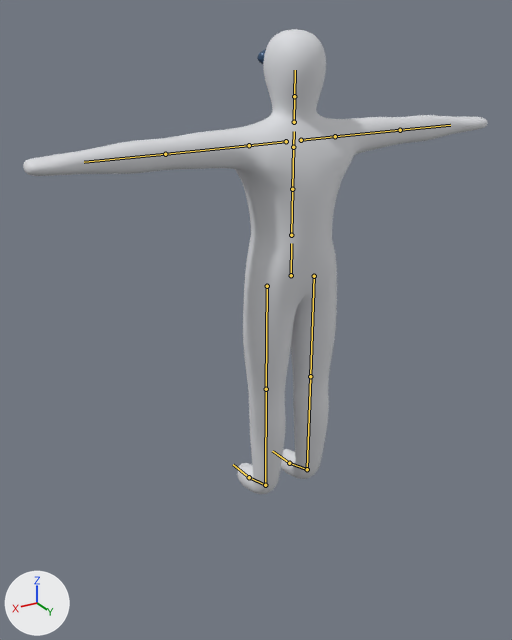
A saved change to the FBX model Assets/Models/Mannequin/Mannequin.fbx.
One viewpoint serves both versions: a camera (50 mm lens) standing at (1.333, 1.979, 1.801) and looking at (0.181, 0.059, 0.841). Arrows for +X, +Y and +Z are at lower left; the lights stay in place. The first picture is the older version. The bones that change, and the others that lie on the model, are drawn over the model as lines.

The first picture shows 'Body'.
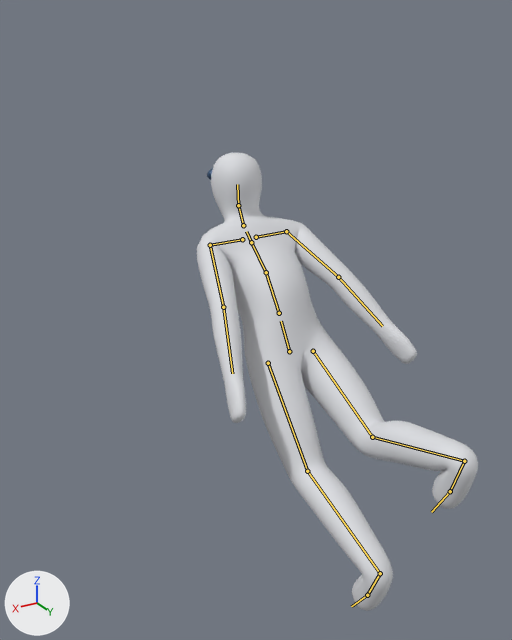
The newer file adds an action. The first version stands in its rest pose; the second is drawn at frame 19 of the action 'Armature|Dash'.

The change in detail:
Bone 'Hips' (bone_hips) moves from (0.0, 0.0, 0.0) to (0.0, -0.3, 0.0).
Bone 'Hips' (bone_hips) turns from (0, 0, 0) to (30, 0, 0) degrees about its own x, y and z.
Bone 'Spine' (bone_spine) turns from (0, 0, 0) to (5, 0, 0) degrees about its own x, y and z.
Bone 'Chest' (bone_chest) turns from (0, 0, 0) to (15, 0, 0) degrees about its own x, y and z.
Bone 'Neck' (bone_neck) turns from (0, 0, 0) to (-23, 0, 0) degrees about its own x, y and z.
Bone 'Head' (bone_head) turns from (0, 0, 0) to (-23, 0, 0) degrees about its own x, y and z.
Bone 'LeftShoulder' (bone_leftshoulder) turns from (0, 0, 0) to (0, -50, 0) degrees about its own x, y and z.
Bone 'LeftUpperArm' (bone_leftupperarm) turns from (0, 0, 0) to (-75, 57, 0) degrees about its own x, y and z.
Bone 'LeftLowerArm' (bone_leftlowerarm) turns from (0, 0, 0) to (0, -3, -10) degrees about its own x, y and z.
Bone 'RightShoulder' (bone_rightshoulder) turns from (0, 0, 0) to (0, 50, 0) degrees about its own x, y and z.
Bone 'RightUpperArm' (bone_rightupperarm) turns from (0, 0, 0) to (-75, -63, 0) degrees about its own x, y and z.
Bone 'RightLowerArm' (bone_rightlowerarm) turns from (0, 0, 0) to (0, 3, 10) degrees about its own x, y and z.
Bone 'LeftUpperLeg' (bone_leftupperleg) turns from (0, 0, 0) to (-11, 0, 0) degrees about its own x, y and z.
Bone 'LeftLowerLeg' (bone_leftlowerleg) turns from (0, 0, 0) to (-30, 0, 0) degrees about its own x, y and z.
Bone 'LeftFoot' (bone_leftfoot) turns from (0, 0, 0) to (21, 0, 0) degrees about its own x, y and z.
Bone 'RightUpperLeg' (bone_rightupperleg) turns from (0, 0, 0) to (-34, 0, 0) degrees about its own x, y and z.
Bone 'RightLowerLeg' (bone_rightlowerleg) turns from (0, 0, 0) to (-45, 0, 0) degrees about its own x, y and z.
Bone 'RightFoot' (bone_rightfoot) turns from (0, 0, 0) to (54, 0, 0) degrees about its own x, y and z.

Pixel boxes [x1, y1, x2, y2] of what changed, in the pictures (512 x 640 px):
'Body', posed (39% narrower): before [23, 29, 488, 494]; after [197, 153, 478, 611]
bone 'Hips', root to tip: before (291, 275) to (291, 243); after (289, 351) to (281, 321)
bone 'Spine', root to tip: before (291, 235) to (292, 189); after (279, 313) to (266, 272)
bone 'Chest', root to tip: before (292, 189) to (293, 147); after (266, 272) to (251, 242)
bone 'Neck', root to tip: before (294, 122) to (294, 96); after (243, 225) to (238, 205)
bone 'Head', root to tip: before (294, 96) to (295, 70); after (238, 205) to (237, 184)
bone 'LeftShoulder', root to tip: before (286, 141) to (249, 145); after (242, 239) to (210, 245)
bone 'LeftUpperArm', root to tip: before (249, 145) to (165, 154); after (210, 245) to (223, 307)
bone 'LeftLowerArm', root to tip: before (165, 154) to (84, 162); after (223, 307) to (232, 373)
bone 'RightShoulder', root to tip: before (301, 140) to (335, 136); after (256, 237) to (286, 231)
bone 'RightUpperArm', root to tip: before (335, 136) to (400, 130); after (286, 231) to (338, 277)
bone 'RightLowerArm', root to tip: before (400, 130) to (450, 125); after (338, 277) to (382, 326)
bone 'LeftUpperLeg', root to tip: before (267, 286) to (266, 389); after (268, 363) to (307, 471)
bone 'LeftLowerLeg', root to tip: before (266, 389) to (265, 485); after (307, 471) to (380, 573)
bone 'LeftFoot', root to tip: before (265, 485) to (249, 477); after (380, 573) to (367, 595)
bone 'RightUpperLeg', root to tip: before (314, 276) to (310, 376); after (313, 351) to (372, 437)
bone 'RightLowerLeg', root to tip: before (310, 376) to (307, 469); after (372, 437) to (464, 461)
bone 'RightFoot', root to tip: before (307, 469) to (289, 463); after (464, 461) to (450, 491)
